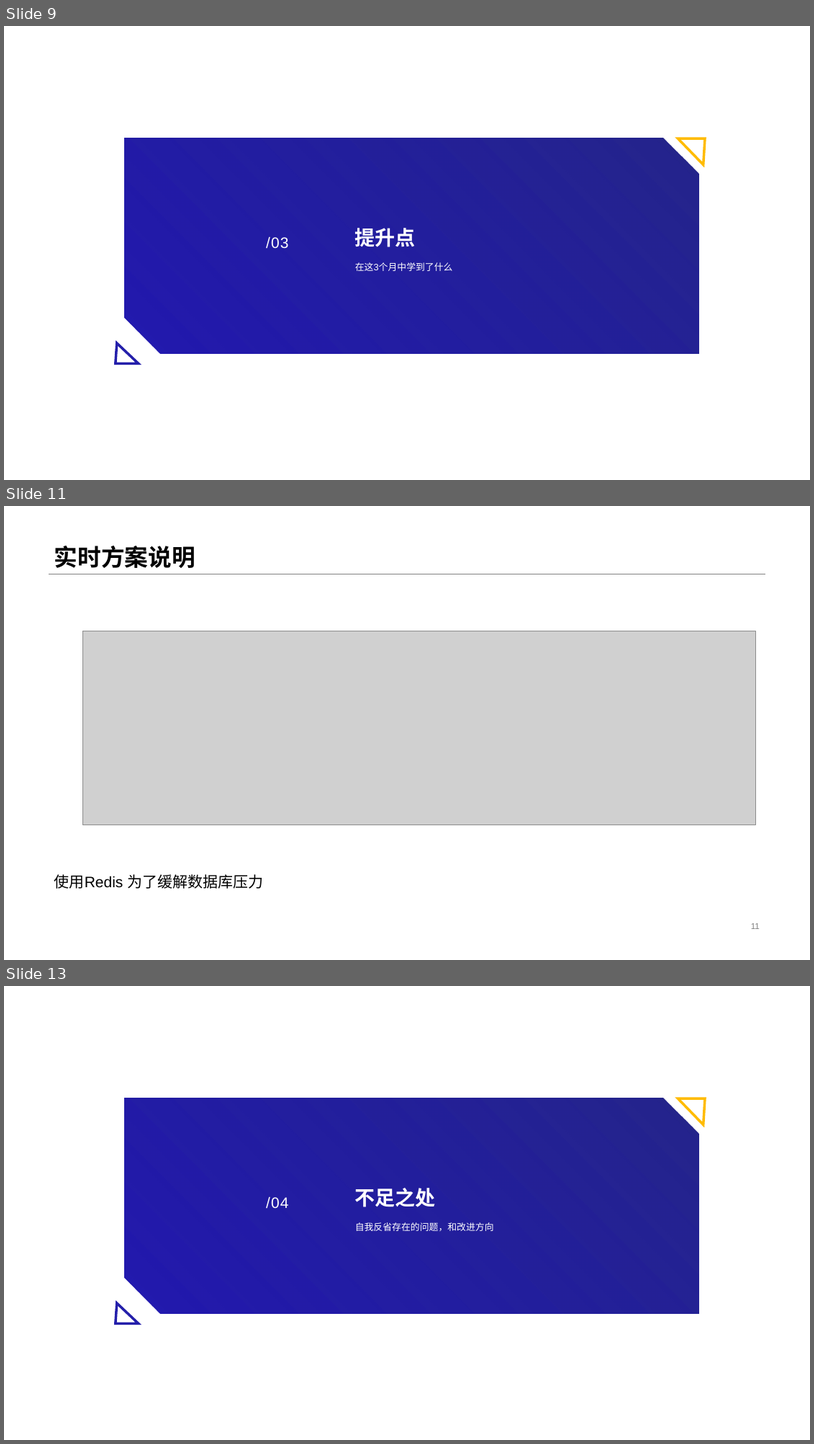
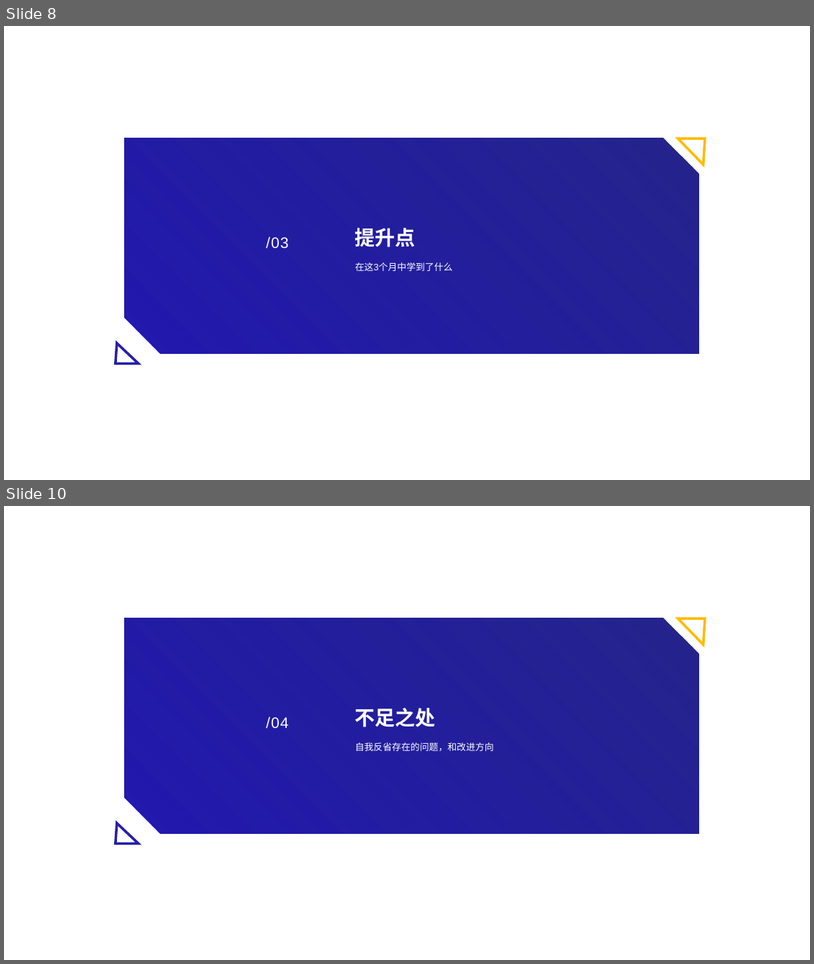
Before and after one commit to czx-dev/note, a slide deck: 陈仲贤述职答辩.pptx. Shown one above the other, each under a label of ours: slides 9, 11 and 13 before the commit, slides 8 and 10 after it; the slides between them are not shown. The pictures are 814x1444 and 814x964 pixels, drawn with LibreOffice and Linux fonts; fonts in the diff are those of the drawing; grey boxes stand for pictures. Boxes give left, top, right and bottom in pixels: in the first picture for what was removed or moved away, otherwise in the second. Text is boxed around its words. In the diff, an @@ line names an element or a change of style, - is before the commit and + after.

```diff
--- a/陈仲贤述职答辩.pptx
+++ b/陈仲贤述职答辩.pptx
@@ slide 11 removed at <box>4,506,810,960</box>, background #FFFFFF @@
@@ title removed at <box>54,546,196,568</box> @@
-实时方案说明
@@ line removed from (48, 574) to (766, 574) @@
@@ picture removed at <box>83,631,756,825</box> @@
@@ text removed at <box>54,874,263,888</box> @@
-使用Redis 为了缓解数据库压力
@@ page number removed at <box>751,923,760,929</box> @@
-11
@@ what was slide 9 is now slide 8 @@
@@ what was slide 13 is now slide 10 @@
```
Also in this commit, not shown: 8 slides changed, 2 other slides removed, 15 other files.
